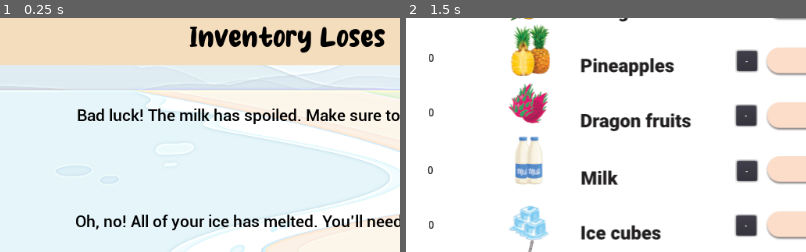
Above: before the commit, frames 1-2 (left to right).
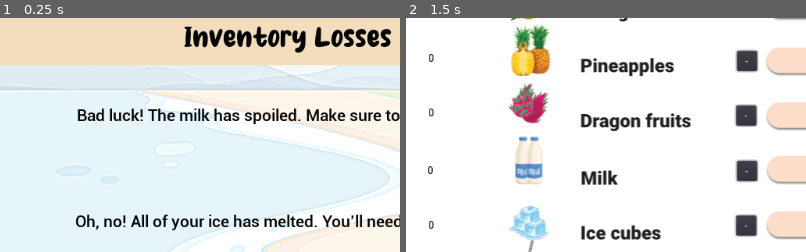
Above: after the commit, the same moments.

Repository: thepriscillawang/SMOOthies
Game: Godot game, scene res://Scenes/IngredientsEvent.tscn
Two runs of this game, one before a commit and one after it. Both use one fixed random seed, a clock stepped at 60 frames per second and the inputs below. This scene is started directly instead of the project's main scene. Sound files missing from this copy of the repository are replaced by a short silence.
Inputs (mouse positions are % of the whole screen's width and height, from its top left):
- Up to frame 1 (0.25 s): no input
- Up to frame 2 (1.5 s): click (50, 87) at 0.5 s; click (64, 85) at 1.25 s
The pictures show only the part of the screen within x 14-64%, y 14-64%; the shares and areas given below are measured in that part.

The runs differ from the first frame. In frame 1, 3.1% of the frame differs, in the area x 46-98%, y 3-15%; in frame 2, nothing differs.
Error in both runs: Invalid operands 'Nil' and 'int' in operator '+'. (res://Scenes/Ingredients.gd:29)

Commit message:
Fixing spelling for Inventory Loses
Fixed spelling to Losses

Diff:
--- a/src/SMOOthies/Scenes/IngredientsEvent.tscn
+++ b/src/SMOOthies/Scenes/IngredientsEvent.tscn
@@ -51,7 +51,7 @@
 margin_bottom = 140.0
 custom_colors/font_color = Color( 0, 0, 0, 1 )
 custom_fonts/font = SubResource( 1 )
-text = "Inventory Loses"
+text = "Inventory Losses"
 align = 1
 valign = 1
 
